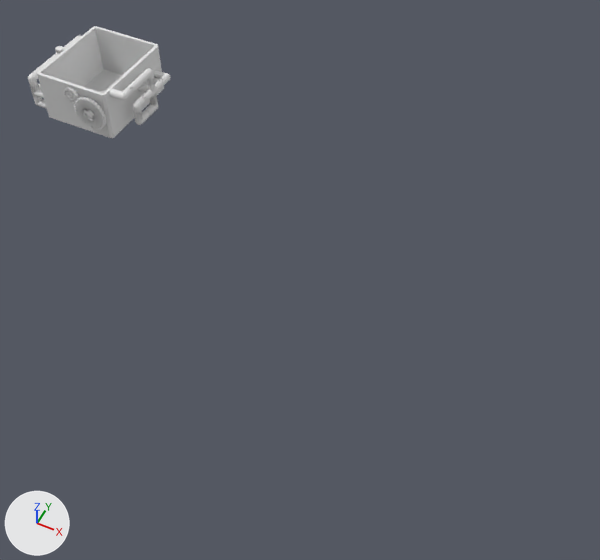
Renders of the Blender file treasure_cheast_sonny_donaldson_01.blend from each side of a commit.
Both versions are drawn from a 50 mm lens placed at (2.4, -18.5, 15.1), pointed at (-3.9, -5.8, -0.8). The axes (+X, +Y, +Z) are drawn at lower left. The lights are the same throughout. The picture after the commit comes second.

Names of what the first picture shows: 'Cylinder.001', 'lid.001' and 12 more.
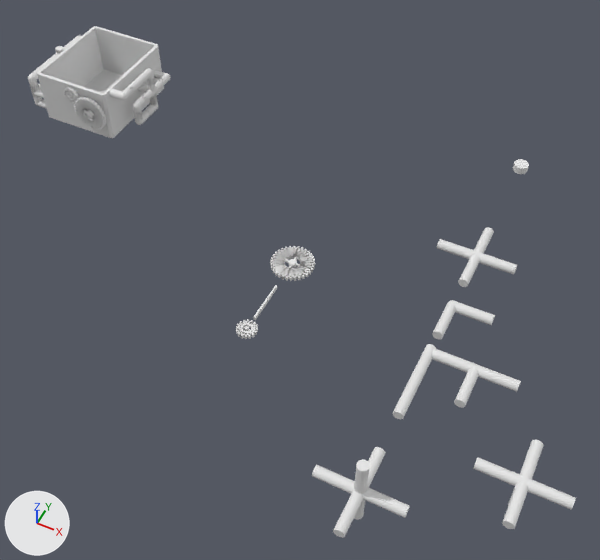
Location of each change, [x1, y1, x2, y2] in pixels of the pictures (600 x 560 px):
'Cylinder.021', shown: after [312, 447, 410, 538]
'Cylinder.019', shown: after [473, 440, 576, 529]
'Cylinder.024', shown: after [432, 348, 521, 408]
'Cylinder.020', shown: after [437, 227, 517, 287]
'Cube.004', shown: after [270, 246, 315, 281]
'Cylinder.016', shown: after [392, 344, 436, 419]
'Cylinder.018', shown: after [432, 300, 495, 339]
'Cylinder.014', shown: after [236, 319, 258, 339]
'Cylinder', shown: after [513, 159, 529, 174]
'Cube.001', shown: after [253, 285, 277, 320]
'Cylinder.005', shown: after [289, 259, 297, 268]

Edits to the bpy script that builds the scene:
```text
Change ob_cylinder:
    remove ob_cylinder.hide_set(True)
Change ob_cylinder_005:
    remove ob_cylinder_005.hide_set(True)
Change ob_cube_001:
    remove ob_cube_001.hide_set(True)
Change ob_cube_004:
    remove ob_cube_004.hide_set(True)
Change ob_cylinder_014:
    remove ob_cylinder_014.hide_set(True)
Change ob_cylinder_016:
    remove ob_cylinder_016.hide_set(True)
Change ob_cylinder_018:
    remove ob_cylinder_018.hide_set(True)
Change ob_cylinder_019:
    remove ob_cylinder_019.hide_set(True)
Change ob_cylinder_021:
    remove ob_cylinder_021.hide_set(True)
Change ob_cylinder_020:
    remove ob_cylinder_020.hide_set(True)
Change ob_cylinder_024:
    remove ob_cylinder_024.hide_set(True)
```
